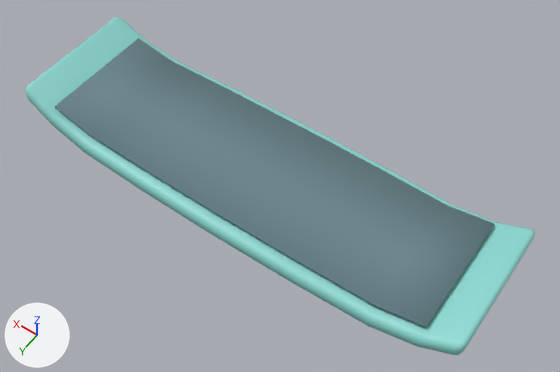
Before and after pictures for a commit that changed the glTF model assets/models/board.glb.
Camera for both pictures: a camera (50 mm lens) standing at (-2.87, 3.71, 5.96) and looking at (-0.22, 0.0, 0.13). Every picture has the same lights, and +X, +Y and +Z are marked at lower left. The picture after the commit comes second. Where no turn or scale is listed for an object, it has been applied to the vertices.

In view in the first picture: 'board_board_grip', 'board_board_teal'.
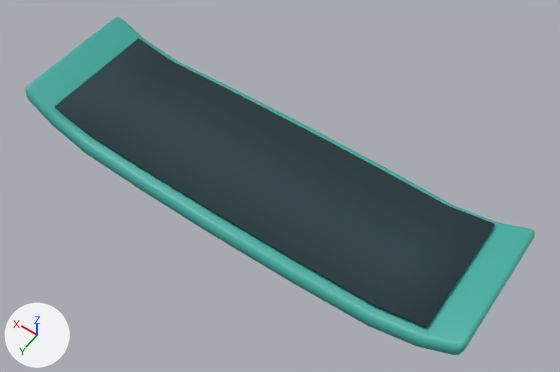
Location of each change, [x1, y1, x2, y2] in pixels of the pictures (560 x 372 px):
'board_board_grip', recoloured (greyish cyan to dark cyan)
    both: [55, 38, 494, 328]
'board_board_teal', recoloured
    both: [25, 17, 535, 355]

What the commit changed:
Material 'Board grip' (mat_board_grip) changes colour from greyish cyan #69858c to dark cyan #243c43; in linear values from (0.141, 0.235, 0.263) to (0.0176, 0.0452, 0.0561).
Material 'Board teal' (mat_board_teal) changes colour from cyan #8cd8d1 to cyan #43afa3; in linear values from (0.263, 0.686, 0.639) to (0.0561, 0.429, 0.366).
